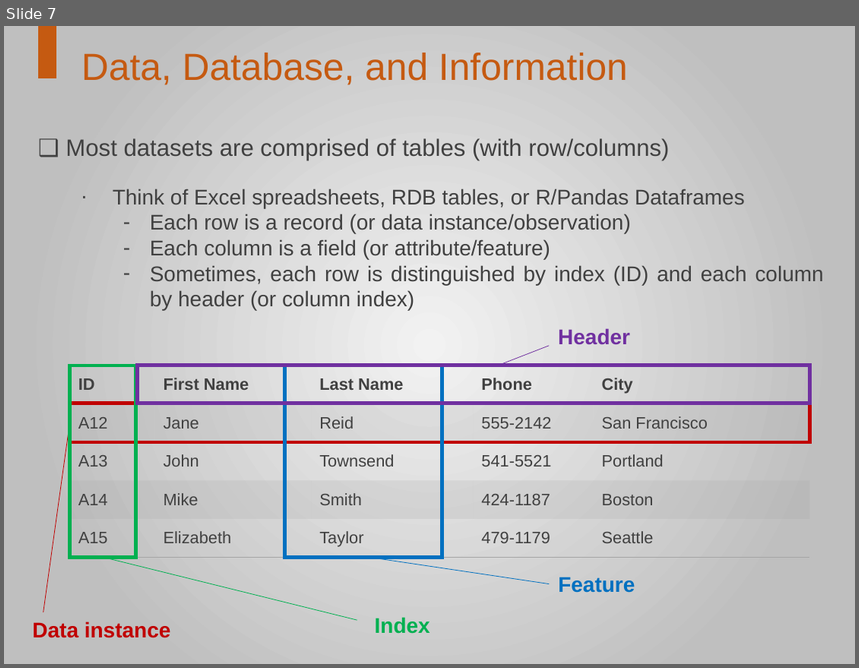
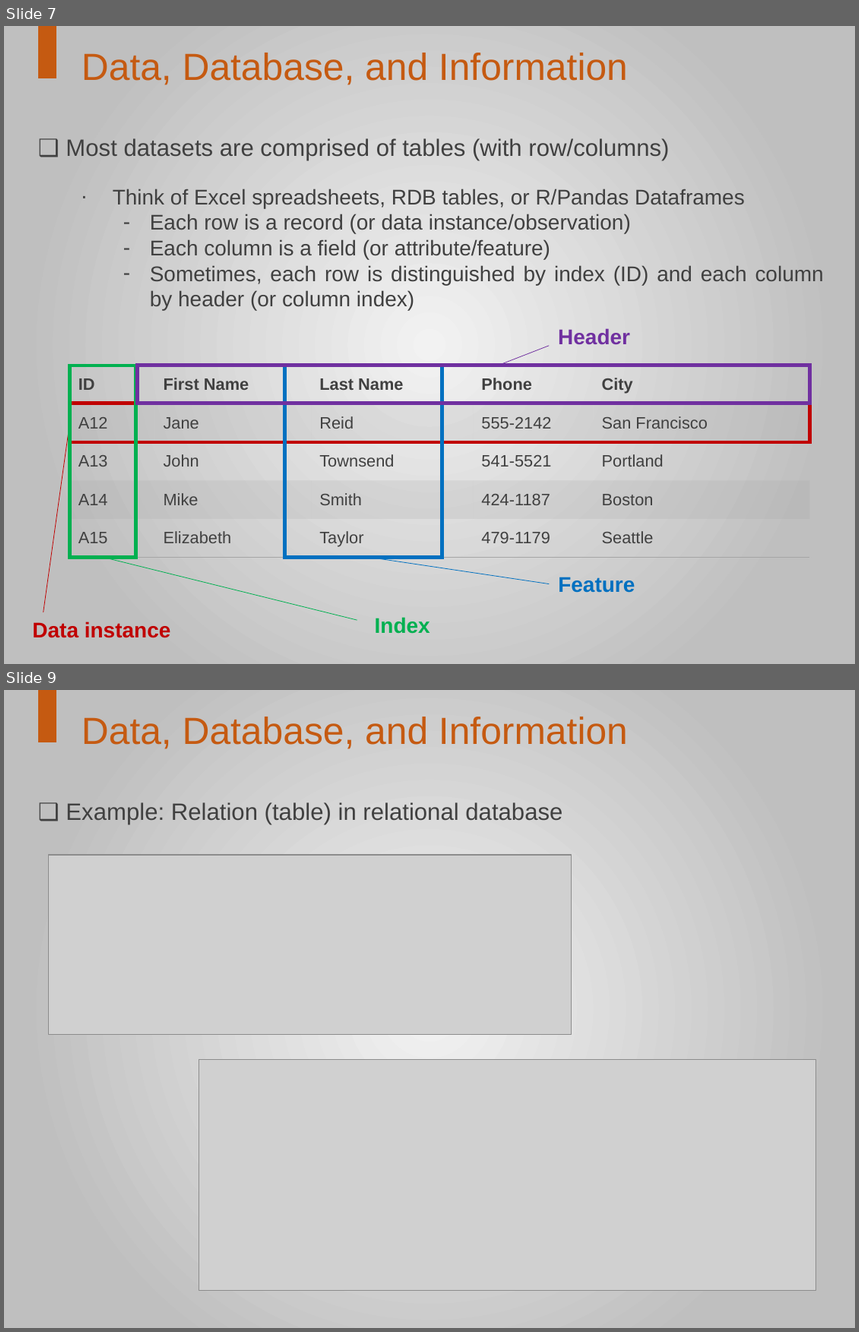
Before and after one commit to buomsoo-kim/Python-for-data-analysis, a slide deck: ppts/0. Introduction - Data Mining.pptx. Shown one above the other, each under a label of ours: slide 7 before the commit, slides 7 and 9 after it; the slides between them are not shown. The pictures are 859x668 and 859x1332 pixels, drawn with LibreOffice and Linux fonts; fonts in the diff are those of the drawing; grey boxes stand for pictures. Boxes give left, top, right and bottom in pixels: in the first picture for what was removed or moved away, otherwise in the second. Text is boxed around its words. In the diff, an @@ line names an element or a change of style, - is before the commit and + after.

```diff
--- a/ppts/0. Introduction - Data Mining.pptx
+++ b/ppts/0. Introduction - Data Mining.pptx
@@ slide 9 added at <box>4,690,855,1328</box>, background gradient #F2F2F2 to #BFBFBF @@
@@ rectangle added at <box>39,690,56,742</box>, fill #C55A11, outline #C55A11 1 pt @@
@@ text added at <box>82,717,628,749</box>, 32 pt, text #C55A11 @@
+Data, Database, and Information
@@ text added at <box>66,802,563,825</box>, 20 pt, text #404040 @@
+❑ Example: Relation (table) in relational database
@@ picture added at <box>48,855,572,1035</box> @@
@@ picture added at <box>199,1059,816,1291</box> @@
```
Also in this commit, not shown: 1 slide changed, 2 other slides added.
